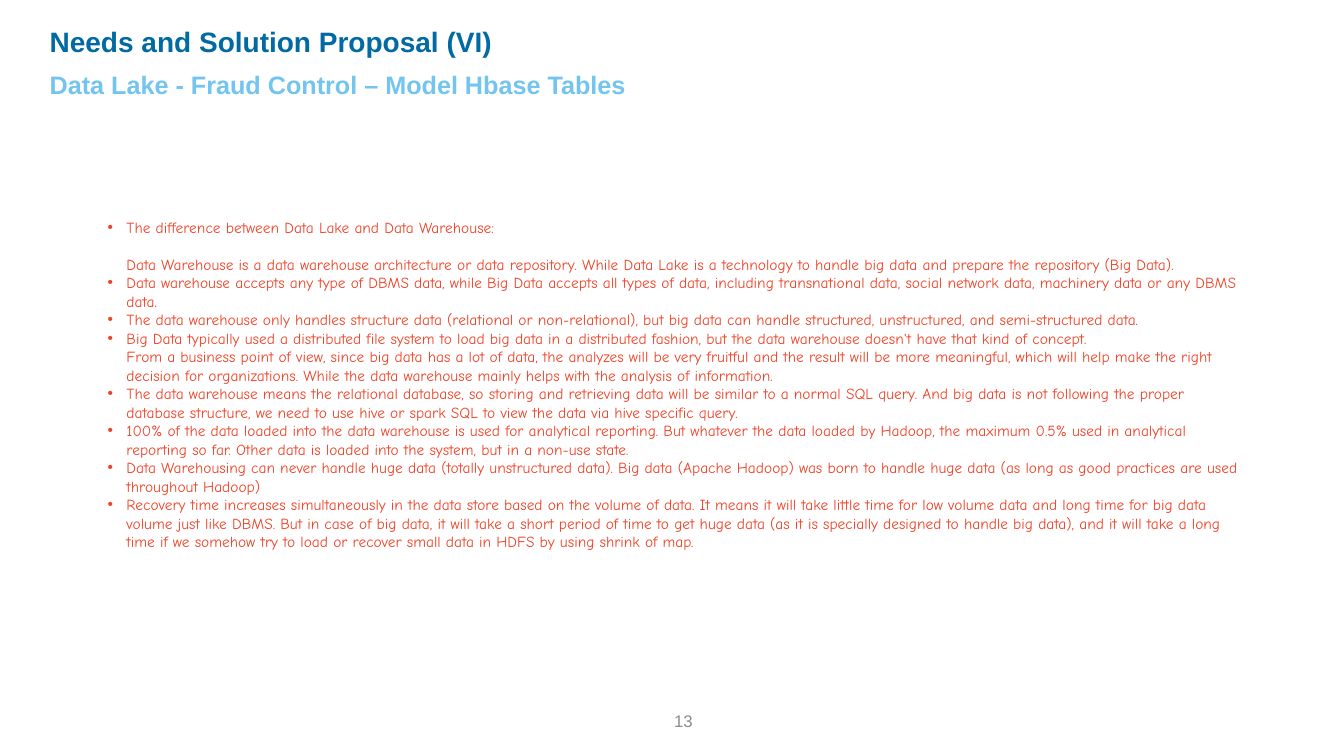
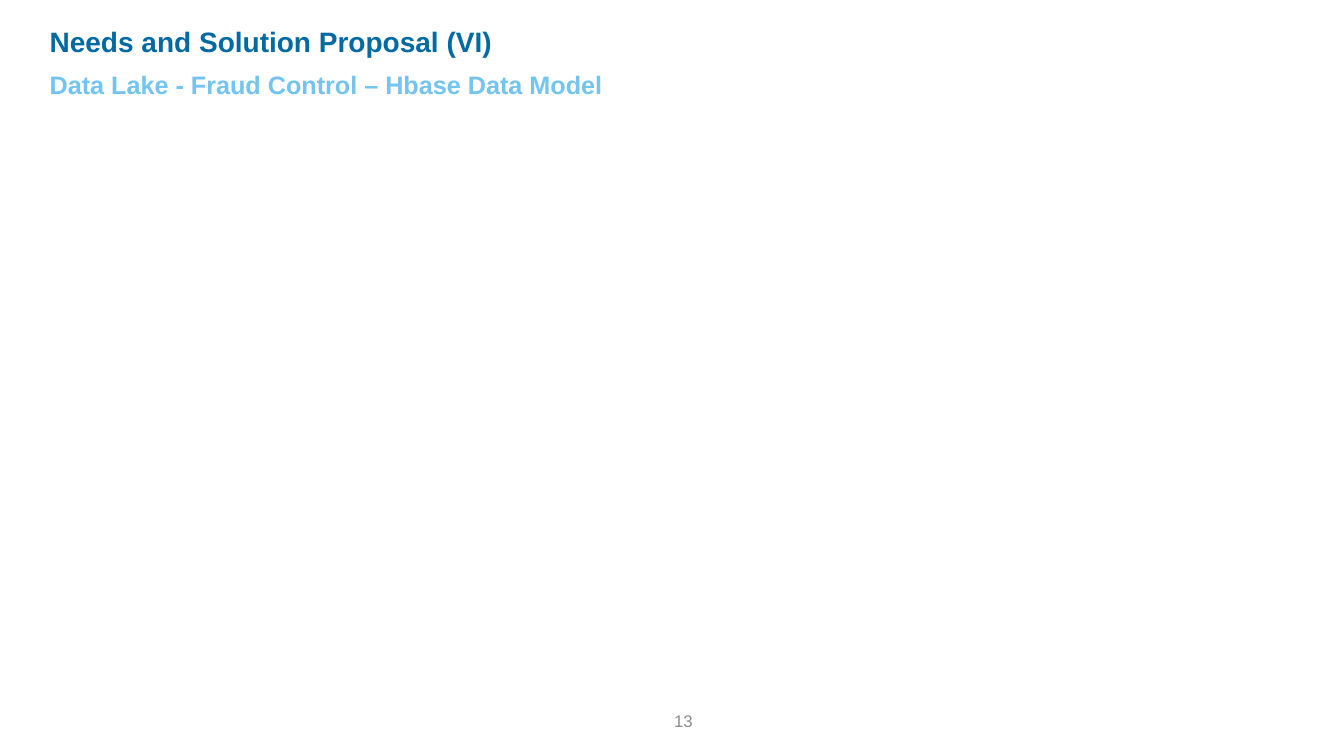
Before and after one commit to edithbg/Scala, a slide deck: slide 13 of Architecture Reference-DataLake-FraudContrl v0.1.pptx. Drawn at 1344x756 pixels with LibreOffice and Linux fonts; fonts in the diff are those of the drawing; background and template pictures are left out. Boxes give left, top, right and bottom in pixels: in the first picture for what was removed or moved away, otherwise in the second. Text is boxed around its words. In the diff, an @@ line names an element or a change of style, - is before the commit and + after.

```diff
--- a/Architecture Reference-DataLake-FraudContrl v0.1.pptx
+++ b/Architecture Reference-DataLake-FraudContrl v0.1.pptx
@@ text at [50,76,602,94]: text changed @@
-Data Lake - Fraud Control – Model Hbase Tables
+Data Lake - Fraud Control – Hbase Data Model
@@ text removed at [126,222,1237,550] @@
-• The difference between Data Lake and Data Warehouse:
-  Data Warehouse is a data warehouse architecture or data repository. While Data Lake is a technology to handle big data and prepare the repository (Big Data).
-• Data warehouse accepts any type of DBMS data, while Big Data accepts all types of data, including transnational data, social network data, machinery data or any DBMS data.
-• The data warehouse only handles structure data (relational or non-relational), but big data can handle structured, unstructured, and semi-structured data.
-• Big Data typically used a distributed file system to load big data in a distributed fashion, but the data warehouse doesn't have that kind of concept.
-  From a business point of view, since big data has a lot of data, the analyzes will be very fruitful and the result will be more meaningful, which will help make the right decision for organizations. While the data warehouse mainly helps with the analysis of information.
-• The data warehouse means the relational database, so storing and retrieving data will be similar to a normal SQL query. And big data is not following the proper database structure, we need to use hive or spark SQL to view the data via hive specific query.
-• 100% of the data loaded into the data warehouse is used for analytical reporting. But whatever the data loaded by Hadoop, the maximum 0.5% used in analytical reporting so far. Other data is loaded into the system, but in a non-use state.
-• Data Warehousing can never handle huge data (totally unstructured data). Big data (Apache Hadoop) was born to handle huge data (as long as good practices are used throughout Hadoop)
-• Recovery time increases simultaneously in the data store based on the volume of data. It means it will take little time for low volume data and long time for big data volume just like DBMS. But in case of big data, it will take a short period of time to get huge data (as it is specially designed to handle big data), and it will take a long time if we somehow try to load or recover small data in HDFS by using shrink of map.
```
Also in this commit, not shown: 14 other slides changed, 1 slide removed.
